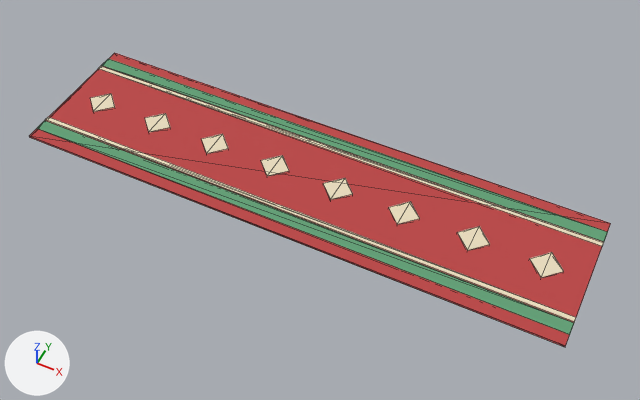
What one commit did to the glTF model assets/models/apartment/floor_runner.glb.
Rendered twice from a camera (50 mm lens) standing at (1.49, -2.82, 3.4) and looking at (0.1, -0.05, -0.07). The lights are fixed; the arrows at lower left show +X, +Y and +Z. The older version comes first. Mesh edges are drawn as thin lines. Vertices at exactly the same position are counted once.

The first picture shows 'floor_runner'.
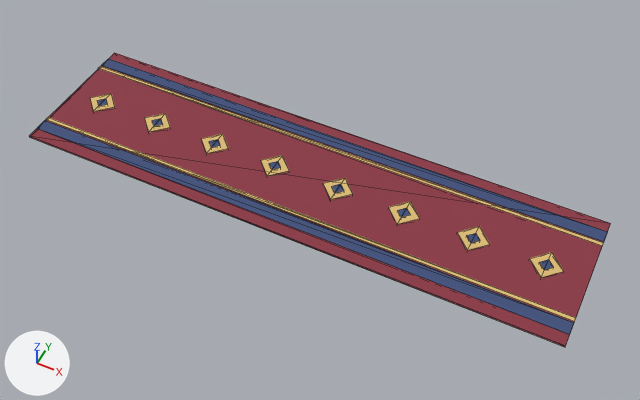
The change, as a list of edits to the scene's bpy script:
```text
Add mat_runnergold:
    mat_runnergold = principled_material('RunnerGold')
    mat_runnergold.base_color = (0.72, 0.5, 0.18)  # beige #ddbc76
    mat_runnergold.roughness = 0.95
Add mat_runnernavy:
    mat_runnernavy = principled_material('RunnerNavy')
    mat_runnernavy.base_color = (0.05, 0.08, 0.2)  # dark blue #3f507c
    mat_runnernavy.roughness = 0.95
Add mat_runnerwine:
    mat_runnerwine = principled_material('RunnerWine')
    mat_runnerwine.base_color = (0.26, 0.04, 0.06)  # red #8b3845
    mat_runnerwine.roughness = 0.95
Change me_cube_038:
    used by ob_floor_runner; location = (0.0, 0.0, 0.006)
    remove me_cube_038.from_pydata(...)  # 104 vertices, 156 faces; spans x -1.5..1.5, y -0.4..0.4, z -0.01..0.01
    add me_cube_038.from_pydata(...)  # 168 vertices, 252 faces; spans x -1.5..1.5, y -0.4..0.4, z -0.01..0.01
    me_cube_038 part 1: the loose piece of 8 vertices spanning x -1.38..-1.22, y -0.08..0.08, z -0.01..0.01 is copied, and the copy is scaled about its middle by (0.417, 0.417, 1.06), in mat_runnernavy (dark blue #3f507c); it spans x -1.34..-1.26, y -0.04..0.04, z -0.01..0.01
    me_cube_038 part 2: the loose piece of 8 vertices spanning x -1.01..-0.85, y -0.08..0.08, z -0.01..0.01 is copied, and the copy is scaled about its middle by (0.417, 0.417, 1.06), in mat_runnernavy (dark blue #3f507c); it spans x -0.97..-0.89, y -0.04..0.04, z -0.01..0.01
    me_cube_038 part 3: the loose piece of 8 vertices spanning x -0.64..-0.48, y -0.08..0.08, z -0.01..0.01 is copied, and the copy is scaled about its middle by (0.417, 0.417, 1.06), in mat_runnernavy (dark blue #3f507c); it spans x -0.6..-0.52, y -0.04..0.04, z -0.01..0.01
    me_cube_038 part 4: the loose piece of 8 vertices spanning x -0.27..-0.11, y -0.08..0.08, z -0.01..0.01 is copied, and the copy is scaled about its middle by (0.417, 0.417, 1.06), in mat_runnernavy (dark blue #3f507c); it spans x -0.23..-0.15, y -0.04..0.04, z -0.01..0.01
    me_cube_038 part 5: the loose piece of 8 vertices spanning x 0.1..0.26, y -0.08..0.08, z -0.01..0.01 is copied, and the copy is scaled about its middle by (0.417, 0.417, 1.06), in mat_runnernavy (dark blue #3f507c); it spans x 0.14..0.22, y -0.04..0.04, z -0.01..0.01
    me_cube_038 part 6: the loose piece of 8 vertices spanning x 0.47..0.63, y -0.08..0.08, z -0.01..0.01 is copied, and the copy is scaled about its middle by (0.417, 0.417, 1.06), in mat_runnernavy (dark blue #3f507c); it spans x 0.51..0.59, y -0.04..0.04, z -0.01..0.01
    me_cube_038 part 7: the loose piece of 8 vertices spanning x 0.84..1.0, y -0.08..0.08, z -0.01..0.01 is copied, and the copy is scaled about its middle by (0.417, 0.417, 1.06), in mat_runnernavy (dark blue #3f507c); it spans x 0.88..0.96, y -0.04..0.04, z -0.01..0.01
    me_cube_038 part 8: the loose piece of 8 vertices spanning x 1.21..1.37, y -0.08..0.08, z -0.01..0.01 is copied, and the copy is scaled about its middle by (0.417, 0.417, 1.06), in mat_runnernavy (dark blue #3f507c); it spans x 1.25..1.33, y -0.04..0.04, z -0.01..0.01
    me_cube_038 part 9: 12 faces spanning x -1.5..1.5, y -0.4..0.4, z -0.01..0.01 switch from mat_runnerred (red #bc4545) to mat_runnerwine (red #8b3845)
    me_cube_038 part 10: 24 faces spanning x -1.5..1.5, y -0.34..0.34, z -0.01..0.01 switch from mat_runnergreen (green #61a076) to mat_runnernavy (dark blue #3f507c)
    me_cube_038 part 11: 120 faces spanning x -1.5..1.5, y -0.26..0.26, z -0.01..0.01 switch from mat_carpetbeige (beige #eaddbf) to mat_runnergold (beige #ddbc76)
```

Changed parts and their boxes [x1, y1, x2, y2] in the pictures (640 x 400 px):
part 1 of me_cube_038, added
    after: [97, 99, 107, 106]
part 2 of me_cube_038, added
    after: [152, 118, 163, 126]
part 3 of me_cube_038, added
    after: [209, 139, 220, 148]
part 4 of me_cube_038, added
    after: [269, 161, 281, 170]
part 5 of me_cube_038, added
    after: [332, 184, 344, 193]
part 6 of me_cube_038, added
    after: [398, 208, 410, 217]
part 7 of me_cube_038, added
    after: [467, 233, 480, 243]
part 8 of me_cube_038, added
    after: [540, 260, 554, 270]
part 9 of me_cube_038, recoloured
    both: [29, 53, 611, 347]
part 10 of me_cube_038, recoloured
    both: [37, 59, 608, 335]
part 11 of me_cube_038, recoloured
    both: [46, 66, 603, 322]
